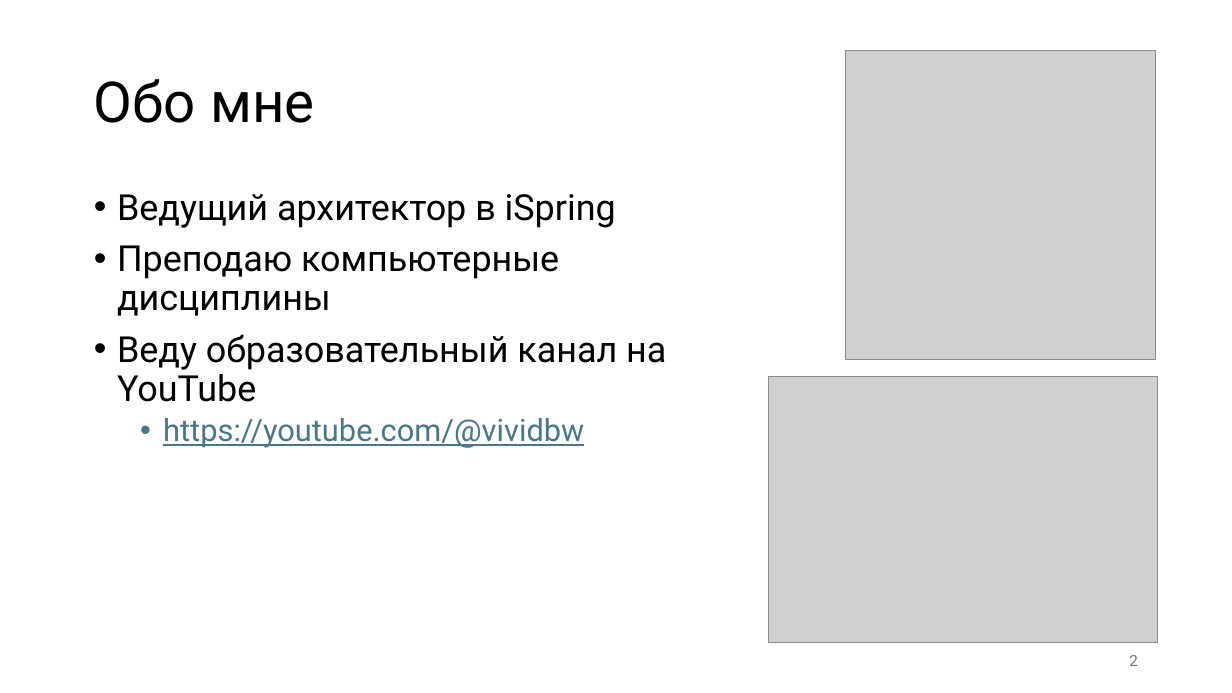
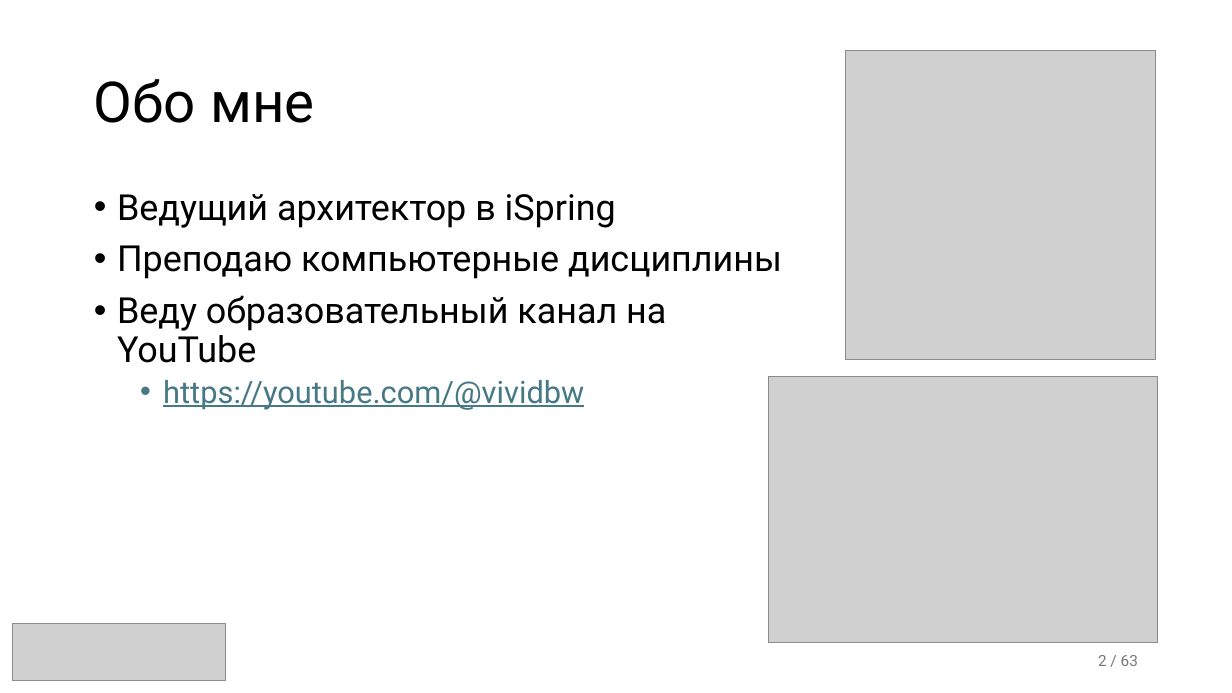
Before and after one commit to alexey-malov/ffmpeg-transcoder-demo, a slide deck: slide 2 of ffmpeg without pain.pptx. Drawn at 1232x693 pixels with LibreOffice and Linux fonts; fonts in the diff are those of the drawing; grey boxes stand for pictures. Boxes give left, top, right and bottom in pixels: in the first picture for what was removed or moved away, otherwise in the second. Text is boxed around its words. In the diff, an @@ line names an element or a change of style, - is before the commit and + after.

```diff
--- a/ffmpeg without pain.pptx
+++ b/ffmpeg without pain.pptx
@@ text "Ведущий архитектор в iSpring" rewrapped from bbox=[117, 194, 666, 448] to bbox=[117, 194, 782, 410] @@
@@ picture added at bbox=[13, 624, 226, 681] @@
@@ page number at bbox=[1098, 655, 1138, 666]: text changed @@
-2
+2 / 63
```
Also in this commit, not shown: 4 other slides changed, 1 slide added, 3 slides removed, 2 other files.
